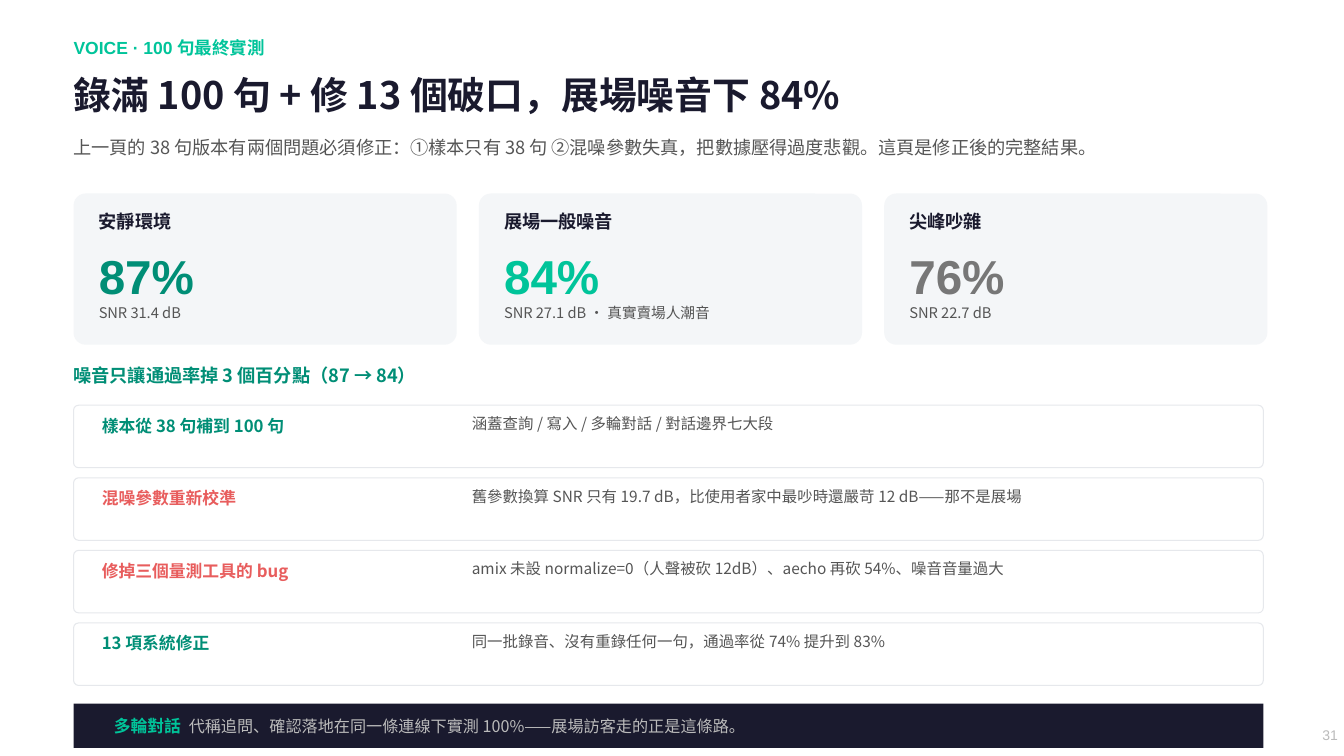
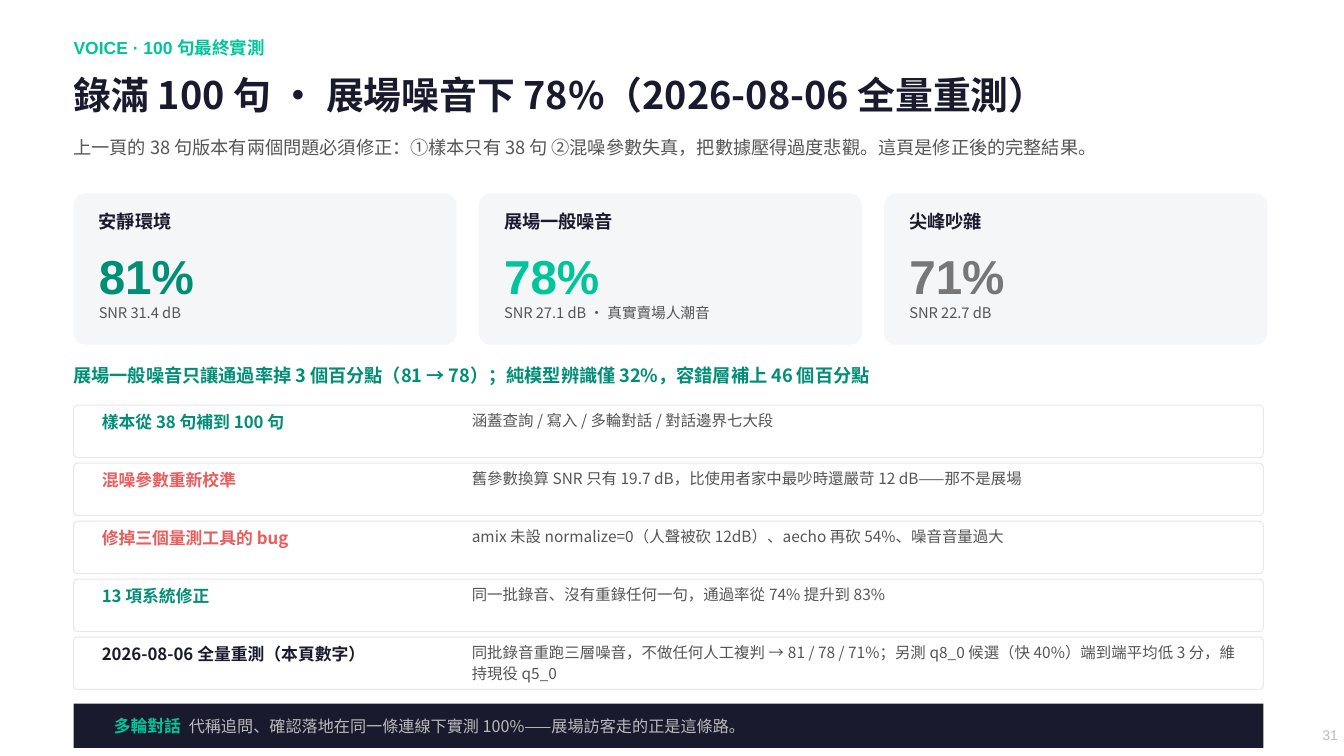
Before and after one commit to chunyen627-afk/warehouse-v2-agent, a slide deck: slide 31 of 倉管Agent_專案簡報.pptx. Drawn at 1344x756 pixels with LibreOffice and Linux fonts; fonts in the diff are those of the drawing. Boxes give left, top, right and bottom in pixels: in the first picture for what was removed or moved away, otherwise in the second. Text is boxed around its words. In the diff, an @@ line names an element or a change of style, - is before the commit and + after.

```diff
--- a/倉管Agent_專案簡報.pptx
+++ b/倉管Agent_專案簡報.pptx
@@ text at [74,76,1047,113]: text changed @@
-錄滿 100 句 + 修 13 個破口，展場噪音下 84%
+錄滿 100 句 · 展場噪音下 78%（2026-08-06 全量重測）
@@ text at [99,260,194,295]: text changed @@
-87%
+81%
@@ text at [504,260,599,295]: text changed @@
-84%
+78%
@@ text at [909,261,1004,295]: text changed @@
-76%
+71%
@@ text at [74,366,870,385]: text changed @@
-噪音只讓通過率掉 3 個百分點（87 → 84）
+展場一般噪音只讓通過率掉 3 個百分點（81 → 78）；純模型辨識僅 32%，容錯層補上 46 個百分點
@@ rounded rectangle: place and size @@
-rounded rectangle at [74,405,1263,468]
+rounded rectangle at [74,405,1263,458]
@@ text "樣本從 38 句補到 100 句": place and size @@
-text "樣本從 38 句補到 100 句" at [102,417,284,434]
+text "樣本從 38 句補到 100 句" at [102,413,284,430]
@@ rounded rectangle: place and size @@
-rounded rectangle at [74,478,1263,540]
+rounded rectangle at [74,463,1263,515]
@@ text "混噪參數重新校準": place and size @@
-text "混噪參數重新校準" at [102,490,236,506]
+text "混噪參數重新校準" at [102,472,236,488]
@@ text "舊參數換算 SNR 只有 19.7 dB，比使用者家中最吵時還嚴苛 ...": place and size @@
-text "舊參數換算 SNR 只有 19.7 dB，比使用者家中最吵時還嚴苛 ..." at [472,489,1022,504]
+text "舊參數換算 SNR 只有 19.7 dB，比使用者家中最吵時還嚴苛 ..." at [472,471,1022,486]
@@ rounded rectangle: place and size @@
-rounded rectangle at [74,551,1263,613]
+rounded rectangle at [74,521,1263,574]
@@ text "修掉三個量測工具的 bug": place and size @@
-text "修掉三個量測工具的 bug" at [102,563,289,581]
+text "修掉三個量測工具的 bug" at [102,530,289,548]
@@ text "amix 未設 normalize=0（人聲被砍 12dB）、aecho 再砍 ...": place and size @@
-text "amix 未設 normalize=0（人聲被砍 12dB）、aecho 再砍 ..." at [472,561,1003,576]
+text "amix 未設 normalize=0（人聲被砍 12dB）、aecho 再砍 ..." at [472,529,1003,544]
@@ rounded rectangle: place and size @@
-rounded rectangle at [74,623,1263,686]
+rounded rectangle at [74,579,1263,631]
@@ text "13 項系統修正": place and size @@
-text "13 項系統修正" at [102,635,209,651]
+text "13 項系統修正" at [102,588,209,604]
@@ text "同一批錄音、沒有重錄任何一句，通過率從 74% 提升到 83%": place and size @@
-text "同一批錄音、沒有重錄任何一句，通過率從 74% 提升到 83%" at [472,634,885,649]
+text "同一批錄音、沒有重錄任何一句，通過率從 74% 提升到 83%" at [472,587,885,602]
@@ rounded rectangle added at [74,637,1263,690], fill #FFFFFF, outline #E6E8EC 0.75 pt @@
@@ text added at [102,645,365,662], 12 pt, text #1A1A2E, bold @@
+2026-08-06 全量重測（本頁數字）
@@ text added at [472,645,1235,683], 11 pt, text #555555 @@
+同批錄音重跑三層噪音，不做任何人工複判 → 81 / 78 / 71%；另測 q8_0 候選（快 40%）端到端平均低 3 分，維持現役 q5_0
```
Also in this commit, not shown: 2 other slides changed, 2 other files.
